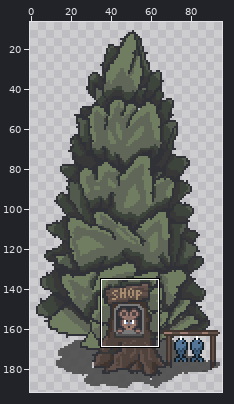
Two states of a pixel-art file, Assets/Sprites/TreeStore.aseprite. The first picture is a wide view before the edit; the outline marks the close-up.
Close-up. First the earlier version:
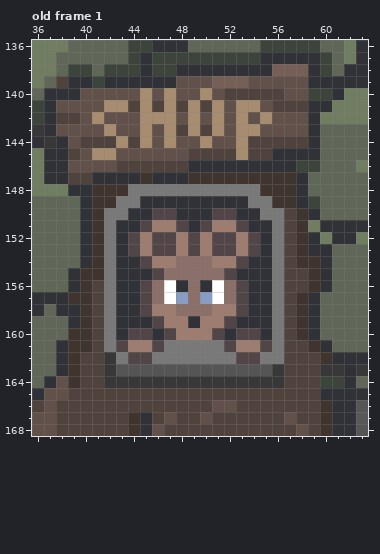
96x192 pixels, 1 frame. Shown: old frame 1: x 36..63, y 136..168. The wide view leaves out empty margins. The commit also changed other frames or places, which this record leaves out.
The same view after the edit:
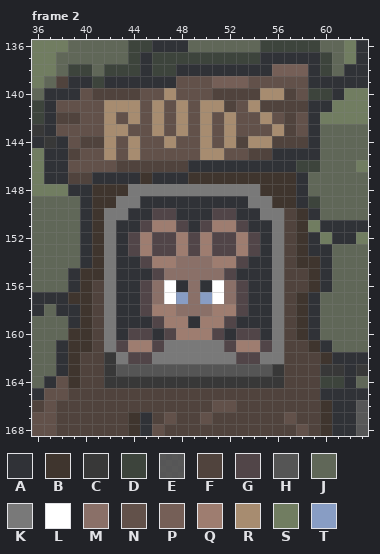
Palette (. is transparent): A #303237  B #3f352e  C #383838  D #3d443c  E #464646dd  F #50433d  G #514548  H #555555  J #606758  K #797979  L #ffffff  M #8a7068  N #62514a  P #755f57  Q #9e7d70  R #a78c70  S #717d61  T #889dc4
A new or re-ordered frame is compared with the old frame closest to it.
The edit:
frames 1 -> 3
Changed rows in their new state; - is an unchanged pixel.
Frame 2 is new; against old frame 1, layer "Shop":
first column x 41:
140 FFFFN----NF---RRF
141 ---RNRNRNR-FN-F--
142 NR-RN-NRNRNRN---F
143 --R-NRNRNRNRNN-RF
144 -RNRN------RFRR--
145 N--R----NRRNN----
Boxes around the changes in both close-ups, in picture pixels (x1, y1, x2, y2):
changed: (92, 88, 296, 160)
